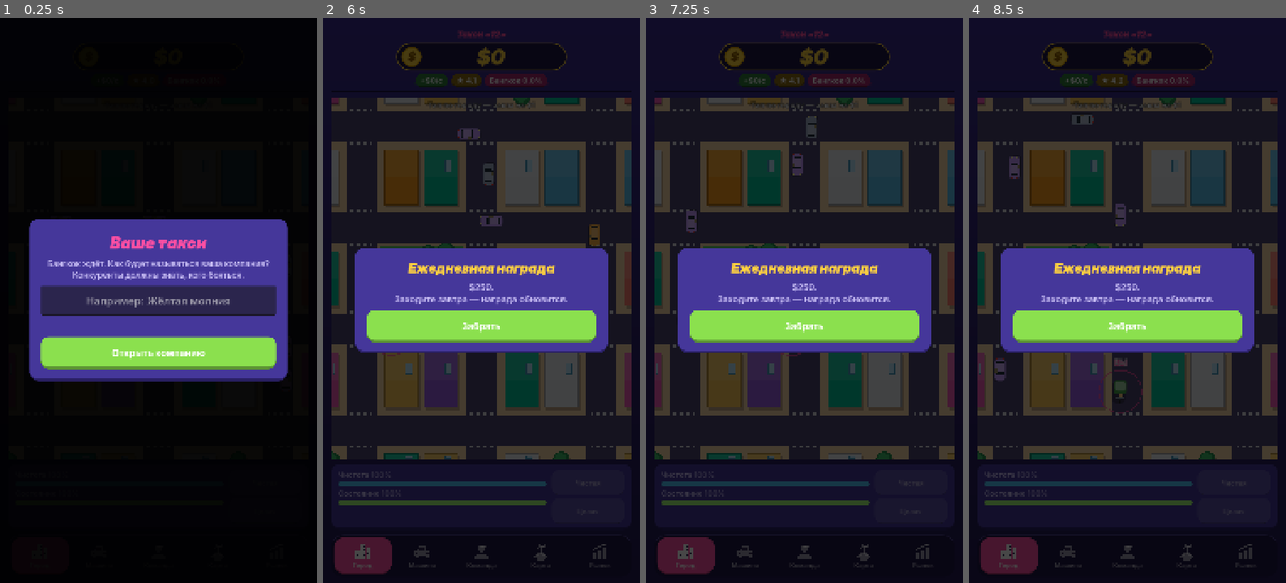
Above: before the commit, frames 1-4 (left to right).
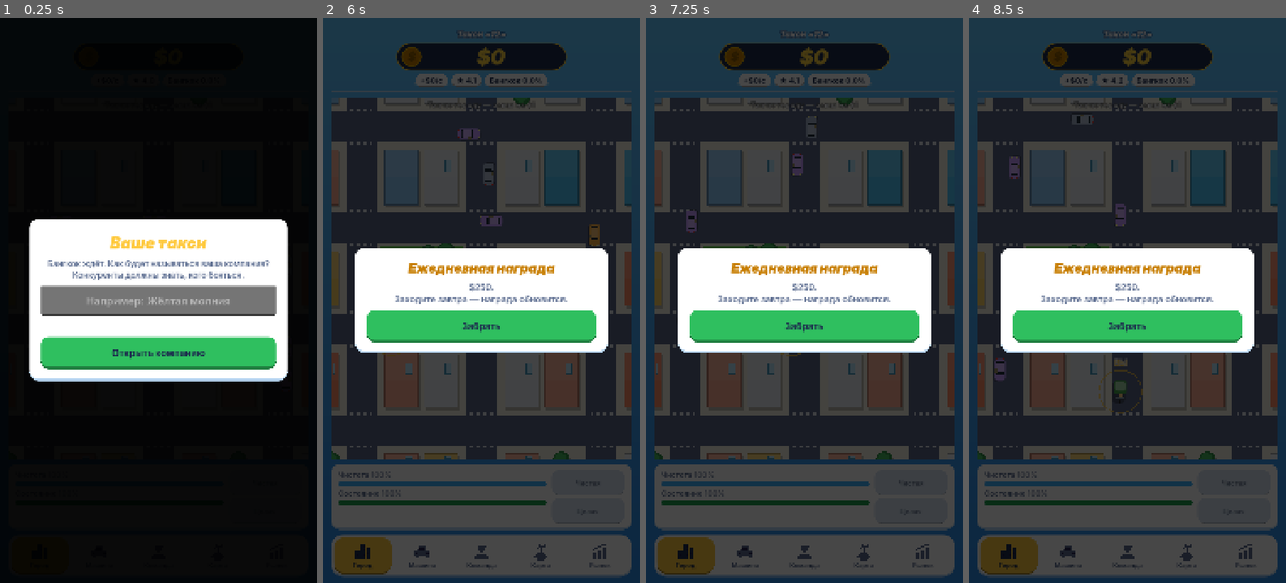
Above: after the commit, the same moments.

Repository: bogdan22807/play1
Game: Godot game, scene res://scenes/main.tscn
Two runs of this game, one before a commit and one after it. Both use one fixed random seed, a clock stepped at 60 frames per second and the inputs below.
Inputs (mouse positions are in pixels of both pictures, inside the frame that each line leads up to):
- Up to frame 1 (0.25 s): no input
- Up to frame 2 (6 s): click (481, 300) at 0.52 s; type "12" at 0.6 s; click (364, 554) at 1.27 s; click (421, 554) at 2.02 s; click (481, 554) at 2.77 s; click (541, 554) at 3.52 s; click (598, 554) at 4.27 s; click "Забрать" at 5 s; click "Открыть компанию" at 5.75 s
- Up to frame 3 (7.25 s): click (687, 554) at 6.52 s
- Up to frame 4 (8.5 s): click (1067, 554) at 7.27 s; click (1127, 554) at 8.02 s

The runs differ from the first frame. In frame 1, 23% of the frame differs, in the area x 9-91%, y 35-65%; in frame 2, 56%; in frame 3, 56%; in frame 4, 56%, in the area x 0-100%, y 0-100%.

Commit message:
Палитра «Небо»: голубой фон, белые карточки, жёлтый акцент
- Все цвета экрана сведены в токены между метками PALETTE в main.gd,
  city_view.gd и island_map.gd. tools/apply_palette.py подставляет
  палитру целиком (sky, teal, sunset).
- Выбрана «Небо»: голубой градиент, белые карточки, тёмно-синий текст,
  акцент — жёлтый цвет такси, зелёные кнопки покупки, деньги в тёмной пилюле.
- Текст на кнопках выбирается по яркости кнопки (тёмный на светлой).
- Чипы в шапке одного цвета. Подписи прямо на фоне — белые с обводкой.
- Уведомление о награде всегда ярко-жёлтое.

Co-Authored-By: Claude Opus 5.5 <noreply@anthropic.com>
Claude-Session: https://claude.ai/code/session_01MxXKk2HQEPtG6SjaKVkKMr

Diff:
--- a/scripts/city_view.gd
+++ b/scripts/city_view.gd
@@ -6,16 +6,18 @@
 
 const CarArt := preload("res://scripts/car_art.gd")
 
-const GROUND := Color("7fcf6a")
-const SIDEWALK := Color("f6d5a8")
-const ROAD := Color("4a4570")
+# >>> PALETTE
+const GROUND := Color("8fdc6e")
+const SIDEWALK := Color("f3efe2")
+const ROAD := Color("5a6684")
 const MARK := Color(1, 1, 1, 0.8)
-const PARK := Color("5fd068")
-const POND := Color("4cc9f0")
-const TREE := Color("3dbb67")
-const TREE_DARK := Color("238a4a")
-const ROOFS := [Color("ff7f6e"), Color("ffc857"), Color("5bc0eb"), Color("9b5de5"), Color("f15bb5"), Color("00c49a"), Color("ff9f1c"), Color("e9ecef")]
-const PLAYER_RING := Color("ff4fa3")
+const PARK := Color("6fd75a")
+const POND := Color("3fb2ff")
+const TREE := Color("43b65c")
+const TREE_DARK := Color("2e8a44")
+const ROOFS := [Color("ff8a65"), Color("ffd166"), Color("4fc3f7"), Color("e8edf2"), Color("90caf9"), Color("ffab91")]
+const PLAYER_RING := Color("ffc93c")
+# <<< PALETTE
 const MAX_FLEET_CARS := 16
 const MAX_RIVAL_CARS := 8
 
--- a/scripts/island_map.gd
+++ b/scripts/island_map.gd
@@ -4,11 +4,13 @@
 
 signal island_pressed(island_id: String)
 
-const OCEAN := Color("2f6fe0")
-const OCEAN_DEEP := Color("2558c4")
-const WAVE := Color(1, 1, 1, 0.18)
+# >>> PALETTE
+const OCEAN := Color("3aa2ff")
+const OCEAN_DEEP := Color("2f88e0")
+const WAVE := Color(1, 1, 1, 0.2)
 const SAND := Color("e9d8a6")
-const LOCKED := Color("8a84b8")
+const LOCKED := Color("c3d3e6")
+# <<< PALETTE
 const ROUTE := Color(1, 1, 1, 0.35)
 const TAXI := Color("ffc107")
 
--- a/scripts/main.gd
+++ b/scripts/main.gd
@@ -2,27 +2,37 @@
 ## Главный экран. Весь интерфейс собирается в коде, сцена остаётся пустой.
 ## Экран не хранит экономику: он просит GameState и рисует то, что пришло в сигналах.
 
-## Палитра — цвета бангкокских такси (розовые, лаймовые, оранжевые) на вечернем небе.
-const COLOR_BG := Color("2e2366")
-const COLOR_BG_TOP := Color("3b2d8f")
-const COLOR_BG_BOTTOM := Color("231a52")
+# >>> PALETTE
+## Палитра «sky». Меняется целиком: все цвета экрана берутся отсюда.
+const COLOR_BG_TOP := Color("62c6ff")
+const COLOR_BG_BOTTOM := Color("2b8ae6")
+const COLOR_BG := Color("2b8ae6")
+const COLOR_TEXT := Color("1c2b4d")
+const COLOR_MUTED := Color("5c6d90")
+const COLOR_INK := Color("1c2b4d")
+const COLOR_PANEL := Color("ffffff")
+const COLOR_PANEL_EDGE := Color("b8d6f2")
+const COLOR_ACCENT := Color("ffc93c")
+const COLOR_GOLD := Color("c77d00")
+const COLOR_MONEY := Color("ffd23f")
+const COLOR_PILL := Color("1c2b4d")
+const COLOR_CHIP := Color("ffffff")
+const COLOR_DOCK := Color("ffffff")
+const COLOR_BUY := Color("2fbf5f")
+const COLOR_BUY_HOVER := Color("47c672")
+const COLOR_BUY_PRESSED := Color("2aab55")
+const COLOR_DISABLED := Color("d5e2f0")
+const COLOR_INCOME := Color("1e9e4a")
+const COLOR_DANGER := Color("ff4d5e")
+const COLOR_TRICK := Color("ff8a3d")
+const COLOR_SKY := Color("3fb2ff")
+const COLOR_SHIFT := Color("8c9eff")
+const COLOR_TITLE := Color("ffffff")
+const COLOR_TITLE_OUTLINE := Color("1c4f8f")
 const COLOR_TAXI := Color("ffc107")
 const COLOR_TAXI_PRESSED := Color("e0a800")
-const COLOR_INK := Color("1f1645")
-const COLOR_GOLD := Color("ffd23f")
-const COLOR_MUTED := Color("c9bff5")
 const COLOR_WINDOW := Color("26324a")
-const COLOR_PANEL := Color("45379a")
-const COLOR_PANEL_EDGE := Color("2a2066")
-const COLOR_BUY := Color("8be04e")
-const COLOR_BUY_HOVER := Color("9dec62")
-const COLOR_BUY_PRESSED := Color("74c93a")
-const COLOR_DISABLED := Color("5b4fa3")
-const COLOR_INCOME := Color("a6ff7a")
-const COLOR_DANGER := Color("ff5a6e")
-const COLOR_PINK := Color("ff4fa3")
-const COLOR_ORANGE := Color("ff8a3d")
-const COLOR_SKY := Color("4fc3ff")
+# <<< PALETTE
 
 const PAGE_TAP := 0
 const PAGE_UPGRADES := 1
@@ -210,19 +220,19 @@
 	_display_font = load("res://assets/fonts/InterDisplay-BlackItalic.otf")
 	theme.default_font = body
 	theme.default_font_size = 30
-	theme.set_color("font_color", "Label", Color.WHITE)
-	theme.set_color("font_color", "Button", Color.WHITE)
-	theme.set_color("font_hover_color", "Button", Color.WHITE)
-	theme.set_color("font_pressed_color", "Button", Color.WHITE)
-	theme.set_color("font_focus_color", "Button", Color.WHITE)
-	theme.set_color("font_disabled_color", "Button", Color(1, 1, 1, 0.45))
+	theme.set_color("font_color", "Label", COLOR_TEXT)
+	theme.set_color("font_color", "Button", COLOR_TEXT)
+	theme.set_color("font_hover_color", "Button", COLOR_TEXT)
+	theme.set_color("font_pressed_color", "Button", COLOR_TEXT)
+	theme.set_color("font_focus_color", "Button", COLOR_TEXT)
+	theme.set_color("font_disabled_color", "Button", Color(COLOR_TEXT, 0.45))
 	var bold: Font = load("res://assets/fonts/Inter-Bold.otf")
 	theme.set_font("font", "Button", bold)
 	self.theme = theme
 
 
 ## Заголовок крупным наклонным шрифтом — «на скорости».
-func _display(label: Label, font_size: int, color: Color = Color.WHITE) -> Label:
+func _display(label: Label, font_size: int, color: Color = COLOR_TEXT) -> Label:
 	label.add_theme_font_override("font", _display_font)
 	label.add_theme_font_size_override("font_size", font_size)
 	label.add_theme_color_override("font_color", color)
@@ -310,7 +320,9 @@
 	_company_label = Label.new()
 	_company_label.horizontal_alignment = HORIZONTAL_ALIGNMENT_CENTER
 	_company_label.clip_text = true
-	_display(_company_label, 30, COLOR_PINK)
+	_display(_company_label, 30, COLOR_TITLE)
+	_company_label.add_theme_constant_override("outline_size", 8)
+	_company_label.add_theme_color_override("font_outline_color", COLOR_TITLE_OUTLINE)
 	header.add_child(_company_label)
 
 	# Деньги — в тёмной «пилюле» с золотой монетой.
@@ -318,10 +330,10 @@
 	header.add_child(pill_center)
 	var pill := PanelContainer.new()
 	var pill_style := StyleBoxFlat.new()
-	pill_style.bg_color = COLOR_INK
+	pill_style.bg_color = COLOR_PILL
 	pill_style.set_corner_radius_all(60)
 	pill_style.set_border_width_all(4)
-	pill_style.border_color = COLOR_GOLD
+	pill_style.border_color = COLOR_MONEY
 	pill_style.content_margin_left = 18
 	pill_style.content_margin_right = 40
 	pill_style.content_margin_top = 6
@@ -343,7 +355,7 @@
 	_coins_label.horizontal_alignment = HORIZONTAL_ALIGNMENT_CENTER
 	_coins_label.vertical_alignment = VERTICAL_ALIGNMENT_CENTER
 	_coins_label.mouse_filter = Control.MOUSE_FILTER_IGNORE
-	_display(_coins_label, 70, COLOR_GOLD)
+	_display(_coins_label, 70, COLOR_MONEY)
 	coin_frame.add_child(_coins_label)
 
 	# Чипы: доход в секунду, рейтинг, доля рынка.
@@ -351,9 +363,9 @@
 	chips.alignment = BoxContainer.ALIGNMENT_CENTER
 	chips.add_theme_constant_override("separation", 10)
 	header.add_child(chips)
-	_tap_label = _make_chip(chips, Color("2f7a3a"))
-	_reputation_label = _make_chip(chips, Color("8a6a12"))
-	_share_label = _make_chip(chips, Color("a3286a"))
+	_tap_label = _make_chip(chips, COLOR_CHIP)
+	_reputation_label = _make_chip(chips, COLOR_CHIP)
+	_share_label = _make_chip(chips, COLOR_CHIP)
 
 	var track := Control.new()
 	track.custom_minimum_size = Vector2(0, 10)
@@ -361,12 +373,12 @@
 	track.clip_contents = true
 	header.add_child(track)
 	var track_bg := ColorRect.new()
-	track_bg.color = COLOR_INK
+	track_bg.color = COLOR_PANEL_EDGE
 	track_bg.set_anchors_and_offsets_preset(Control.PRESET_FULL_RECT)
 	track_bg.mouse_filter = Control.MOUSE_FILTER_IGNORE
 	track.add_child(track_bg)
 	_share_fill = ColorRect.new()
-	_share_fill.color = COLOR_PINK
+	_share_fill.color = COLOR_ACCENT
 	_share_fill.anchor_right = 0.0
 	_share_fill.anchor_bottom = 1.0
 	_share_fill.offset_right = 0.0
@@ -413,6 +425,7 @@
 	var label := Label.new()
 	label.add_theme_font_size_override("font_size", 26)
 	label.add_theme_font_override("font", load("res://assets/fonts/Inter-Bold.otf"))
+	label.add_theme_color_override("font_color", _text_on(color))
 	chip.add_child(label)
 	return label
 
@@ -460,7 +473,7 @@
 	bars.add_theme_constant_override("separation", 6)
 	row.add_child(bars)
 	_my_clean_label = _add_label(bars, "", 26, COLOR_MUTED)
-	_my_clean_bar = _make_bar(Color("4fc3f7"))
+	_my_clean_bar = _make_bar(COLOR_SKY)
 	bars.add_child(_my_clean_bar)
 	_my_health_label = _add_label(bars, "", 26, COLOR_MUTED)
 	_my_health_bar = _make_bar(COLOR_INCOME)
@@ -483,7 +496,7 @@
 	bar.show_percentage = false
 	bar.custom_minimum_size = Vector2(0, 18)
 	var back := StyleBoxFlat.new()
-	back.bg_color = COLOR_BG
+	back.bg_color = COLOR_PANEL_EDGE
 	back.set_corner_radius_all(9)
 	var fill := StyleBoxFlat.new()
 	fill.bg_color = fill_color
@@ -603,7 +616,7 @@
 		label.add_theme_color_override("font_color", color)
 		bar.value = minf(hours, bar.max_value)
 		var fill: StyleBoxFlat = bar.get_theme_stylebox("fill")
-		fill.bg_color = color if tired > 0.0 else Color("b39ddb")
+		fill.bg_color = color if tired > 0.0 else COLOR_SHIFT
 		button.disabled = not GameState.can_change_shift(int(uid))
 	if _shift_all_button != null:
 		var tired_count: int = GameState.get_tired_count()
@@ -731,10 +744,10 @@
 func _build_tab_bar() -> Control:
 	var dock := PanelContainer.new()
 	var style := StyleBoxFlat.new()
-	style.bg_color = COLOR_INK
+	style.bg_color = COLOR_DOCK
 	style.set_corner_radius_all(40)
-	style.border_width_top = 3
-	style.border_color = Color("5b4fa3")
+	style.border_width_bottom = 8
+	style.border_color = COLOR_PANEL_EDGE
 	style.content_margin_left = 10
 	style.content_margin_right = 10
 	style.content_margin_top = 10
@@ -899,7 +912,7 @@
 	_add_label(column, str(info.get("name", competitor_id)), 36)
 	_add_label(column, str(info.get("personality_name", "")), 26, COLOR_GOLD)
 	_add_label(column, str(info.get("description", "")), 24, COLOR_MUTED)
-	var share_label := _add_label(column, "", 26, Color.WHITE)
+	var share_label := _add_label(column, "", 26, COLOR_TEXT)
 	var effects := _add_label(column, "", 24, COLOR_INCOME)
 
 	var tricks := HBoxContainer.new()
@@ -913,9 +926,8 @@
 		button.custom_minimum_size = Vector2(0, 130)
 		button.focus_mode = Control.FOCUS_NONE
 		button.autowrap_mode = TextServer.AUTOWRAP_WORD_SMART
-		_style_plain_button(button, COLOR_ORANGE)
+		_style_plain_button(button, COLOR_TRICK)
 		button.add_theme_font_size_override("font_size", 20)
-		button.add_theme_color_override("font_color", Color.WHITE)
 		button.pressed.connect(_on_trick.bind(competitor_id, trick_id))
 		tricks.add_child(button)
 		trick_buttons[trick_id] = button
@@ -1192,7 +1204,7 @@
 	var box := VBoxContainer.new()
 	box.add_theme_constant_override("separation", 18)
 	panel.add_child(box)
-	box.add_child(_make_center_label("Продать компанию?", 44, Color.WHITE))
+	box.add_child(_make_center_label("Продать компанию?", 44, COLOR_TEXT))
 	_sell_body = _make_center_label("", 28, COLOR_MUTED)
 	_sell_body.autowrap_mode = TextServer.AUTOWRAP_WORD_SMART
 	box.add_child(_sell_body)
@@ -1314,7 +1326,7 @@
 		_city_sections[section_index].visible = section_index == index
 		var button: Button = _city_section_buttons[section_index]
 		var active: bool = section_index == index
-		_style_plain_button(button, COLOR_PINK if active else COLOR_PANEL)
+		_style_plain_button(button, COLOR_ACCENT if active else COLOR_PANEL)
 
 
 var _more_list: VBoxContainer
@@ -1327,13 +1339,13 @@
 	var panel := PanelContainer.new()
 	panel.add_theme_stylebox_override("panel", _panel_style())
 	_more_list.add_child(panel)
-	_more_stats = _add_label(panel, "", 28, Color.WHITE)
+	_more_stats = _add_label(panel, "", 28, COLOR_TEXT)
 	_more_list.add_child(_make_section_title("Настройки"))
 	_sound_button = _make_settings_button("", COLOR_SKY, _toggle_sound)
 	_more_list.add_child(_sound_button)
 	_refresh_sound_button()
 	_more_list.add_child(_make_settings_button("Сбросить прогресс", COLOR_DANGER, _ask_reset))
-	_add_label(_more_list, "Сброс стирает весь прогресс и название компании. Это для проверки игры.", 24, COLOR_MUTED)
+	_on_background(_add_label(_more_list, "Сброс стирает весь прогресс и название компании. Это для проверки игры.", 24))
 
 
 func _refresh_more() -> void:
@@ -1437,7 +1449,7 @@
 
 func _build_region_rows() -> void:
 	_world_list.add_child(_make_section_title("Карта мира"))
-	_world_progress = _add_label(_world_list, "", 26, COLOR_MUTED)
+	_world_progress = _on_background(_add_label(_world_list, "", 26))
 
 	_island_map = IslandMap.new()
 	_island_map.custom_minimum_size = Vector2(0, 860)
@@ -1458,7 +1470,7 @@
 	_island_button = _make_row_button(_on_island_button)
 	_island_button.custom_minimum_size = Vector2(0, 110)
 	box.add_child(_island_button)
-	_add_label(_world_list, "Репутация растёт от заказов: +1 за каждые 20 тапов и за каждого водителя. Открытый остров — свой гараж на 20 машин. Захваченный — +25% дохода навсегда.", 24, COLOR_MUTED)
+	_on_background(_add_label(_world_list, "Репутация растёт от заказов: +1 за каждые 20 тапов и за каждого водителя. Открытый остров — свой гараж на 20 машин. Захваченный — +25% дохода навсегда.", 24))
 
 
 ## Состояние острова для карты.
@@ -1580,7 +1592,9 @@
 func _make_section_title(text: String) -> Label:
 	var label := Label.new()
 	label.text = text
-	_display(label, 44, COLOR_GOLD)
+	_display(label, 44, COLOR_TITLE)
+	label.add_theme_constant_override("outline_size", 10)
+	label.add_theme_color_override("font_outline_color", COLOR_TITLE_OUTLINE)
 	return label
 
 
@@ -1762,7 +1776,7 @@
 	var box := VBoxContainer.new()
 	box.add_theme_constant_override("separation", 20)
 	panel.add_child(box)
-	box.add_child(_display(_make_center_label("Ваше такси", 52, Color.WHITE), 56, COLOR_PINK))
+	box.add_child(_display(_make_center_label("Ваше такси", 52, Color.WHITE), 56, COLOR_ACCENT))
 	var hint := _make_center_label("Бангкок ждёт. Как будет называться ваша компания? Конкуренты должны знать, кого бояться.", 28, COLOR_MUTED)
 	hint.autowrap_mode = TextServer.AUTOWRAP_WORD_SMART
 	box.add_child(hint)
@@ -1808,7 +1822,7 @@
 	hint.autowrap_mode = TextServer.AUTOWRAP_WORD_SMART
 	hint.horizontal_alignment = HORIZONTAL_ALIGNMENT_CENTER
 	hint.add_theme_font_size_override("font_size", 26)
-	hint.add_theme_color_override("font_color", COLOR_MUTED)
+	_on_background(hint)
 	_driver_list.add_child(hint)
 
 	var summary := PanelContainer.new()
@@ -1922,7 +1936,7 @@
 	return [panel, row]
 
 
-func _add_label(box: Container, text: String, font_size: int, color: Color = Color.WHITE) -> Label:
+func _add_label(box: Container, text: String, font_size: int, color: Color = COLOR_TEXT) -> Label:
 	var label := Label.new()
 	label.text = text
 	label.autowrap_mode = TextServer.AUTOWRAP_WORD_SMART
@@ -2000,7 +2014,7 @@
 			var car_label := _add_label(text_box, "", 26, COLOR_INCOME)
 			_team_wear_rows[uid] = [car_label, person, car]
 		var shift_label := _add_label(text_box, "", 24, COLOR_MUTED)
-		var shift_bar := _make_bar(Color("b39ddb"))
+		var shift_bar := _make_bar(COLOR_SHIFT)
 		shift_bar.max_value = 14.0
 		text_box.add_child(shift_bar)
 		var buttons := VBoxContainer.new()
@@ -2198,9 +2212,27 @@
 	button.add_theme_stylebox_override("disabled", _button_style(COLOR_DISABLED, true))
 	button.add_theme_stylebox_override("focus", _button_style(COLOR_BUY))
 	button.add_theme_font_size_override("font_size", 28)
+	_set_button_text(button, COLOR_BUY)
+
+
+## Подпись прямо на фоне, не на карточке: цвет и обводка как у заголовков.
+func _on_background(label: Label) -> Label:
+	label.add_theme_color_override("font_color", COLOR_TITLE)
+	label.add_theme_constant_override("outline_size", 6)
+	label.add_theme_color_override("font_outline_color", COLOR_TITLE_OUTLINE)
+	return label
+
+
+## Тёмный текст на светлой кнопке, белый — на тёмной.
+func _text_on(fill: Color) -> Color:
+	return COLOR_INK if fill.get_luminance() > 0.55 else Color.WHITE
+
+
+func _set_button_text(button: Button, fill: Color) -> void:
+	var text: Color = _text_on(fill)
 	for state in ["font_color", "font_hover_color", "font_pressed_color", "font_focus_color"]:
-		button.add_theme_color_override(state, COLOR_INK)
-	button.add_theme_color_override("font_disabled_color", Color(1, 1, 1, 0.5))
+		button.add_theme_color_override(state, text)
+	button.add_theme_color_override("font_disabled_color", Color(_text_on(COLOR_DISABLED), 0.55))
 
 
 ## Объёмная кнопка: кромка снизу темнее. Нажатая — кромка тоньше, кнопка «проседает».
@@ -2348,7 +2380,7 @@
 				GameState.format_number(need),
 				reward,
 			]
-			label.add_theme_color_override("font_color", Color.WHITE)
+			label.add_theme_color_override("font_color", COLOR_TEXT)
 
 
 func _on_achievement_unlocked(title: String, body: String) -> void:
@@ -2382,8 +2414,8 @@
 	_toast_layer.visible = false
 	_toast_layer.mouse_filter = Control.MOUSE_FILTER_IGNORE
 	var style := _panel_style()
-	style.bg_color = COLOR_GOLD
-	style.border_color = Color("c99400")
+	style.bg_color = COLOR_MONEY
+	style.border_color = COLOR_MONEY.darkened(0.3)
 	style.content_margin_left = 24
 	style.content_margin_right = 24
 	style.content_margin_top = 16
@@ -2588,17 +2620,18 @@
 		var active: bool = index == page
 		var tab_style := StyleBoxFlat.new()
 		tab_style.set_corner_radius_all(32)
-		tab_style.bg_color = COLOR_PINK if active else Color(0, 0, 0, 0)
+		tab_style.bg_color = COLOR_ACCENT if active else Color(0, 0, 0, 0)
 		if active:
 			tab_style.border_width_bottom = 6
-			tab_style.border_color = COLOR_PINK.darkened(0.35)
+			tab_style.border_color = COLOR_ACCENT.darkened(0.35)
 		for state in ["normal", "hover", "pressed", "focus"]:
 			button.add_theme_stylebox_override(state, tab_style)
 		var parts: Array = _tab_icons[index]
 		var icon: Control = parts[0]
 		var label: Label = parts[1]
-		icon.color = Color.WHITE if active else Color(1, 1, 1, 0.55)
-		label.add_theme_color_override("font_color", Color.WHITE if active else Color(1, 1, 1, 0.55))
+		var tint: Color = _text_on(COLOR_ACCENT) if active else COLOR_MUTED
+		icon.color = tint
+		label.add_theme_color_override("font_color", tint)
 
 
 func _style_plain_button(button: Button, color: Color) -> void:
@@ -2607,6 +2640,7 @@
 	button.add_theme_stylebox_override("pressed", _button_style(color.darkened(0.08), true))
 	button.add_theme_stylebox_override("focus", _button_style(color))
 	button.add_theme_stylebox_override("disabled", _button_style(COLOR_DISABLED, true))
+	_set_button_text(button, color)
 
 
 func _open_settings() -> void:
@@ -2671,7 +2705,7 @@
 	_settings_menu.add_theme_constant_override("separation", 24)
 	_settings_menu.alignment = BoxContainer.ALIGNMENT_CENTER
 	stack.add_child(_settings_menu)
-	_settings_menu.add_child(_make_center_label("Настройки", 52, Color.WHITE))
+	_settings_menu.add_child(_make_center_label("Настройки", 52, COLOR_TEXT))
 	var hint := _make_center_label("Сброс стирает деньги, улучшения и водителей. Это для проверки игры.", 28, COLOR_MUTED)
 	hint.autowrap_mode = TextServer.AUTOWRAP_WORD_SMART
 	_settings_menu.add_child(hint)
@@ -2684,7 +2718,7 @@
 	_settings_confirm.alignment = BoxContainer.ALIGNMENT_CENTER
 	_settings_confirm.visible = false
 	stack.add_child(_settings_confirm)
-	var question := _display(_make_center_label("Точно стереть весь прогресс?", 44, Color.WHITE), 44, Color.WHITE)
+	var question := _display(_make_center_label("Точно стереть весь прогресс?", 44, COLOR_TEXT), 44, COLOR_TEXT)
 	question.autowrap_mode = TextServer.AUTOWRAP_WORD_SMART
 	_settings_confirm.add_child(question)
 	_settings_confirm.add_child(_make_settings_button("Сбросить", COLOR_DANGER, _confirm_reset))
@@ -2707,9 +2741,6 @@
 	button.focus_mode = Control.FOCUS_NONE
 	_style_plain_button(button, color)
 	button.add_theme_font_size_override("font_size", 32)
-	button.add_theme_color_override("font_color", Color.WHITE)
-	button.add_theme_color_override("font_hover_color", Color.WHITE)
-	button.add_theme_color_override("font_pressed_color", Color.WHITE)
 	button.pressed.connect(callback)
 	return button
 
